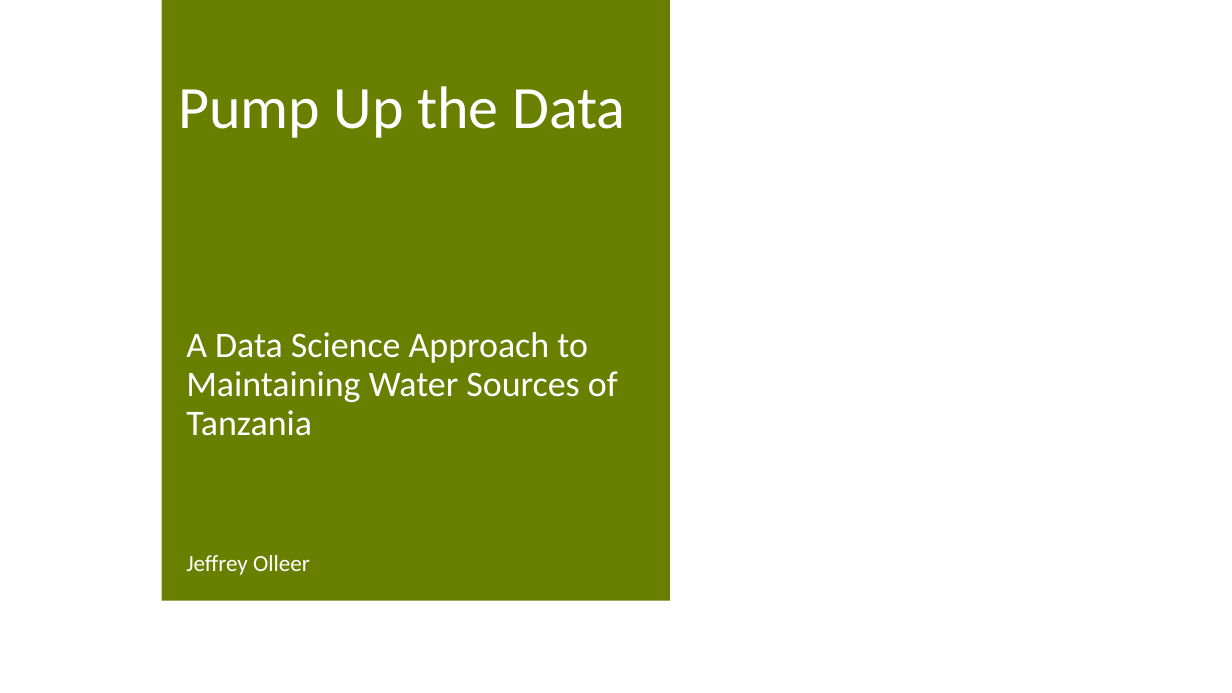
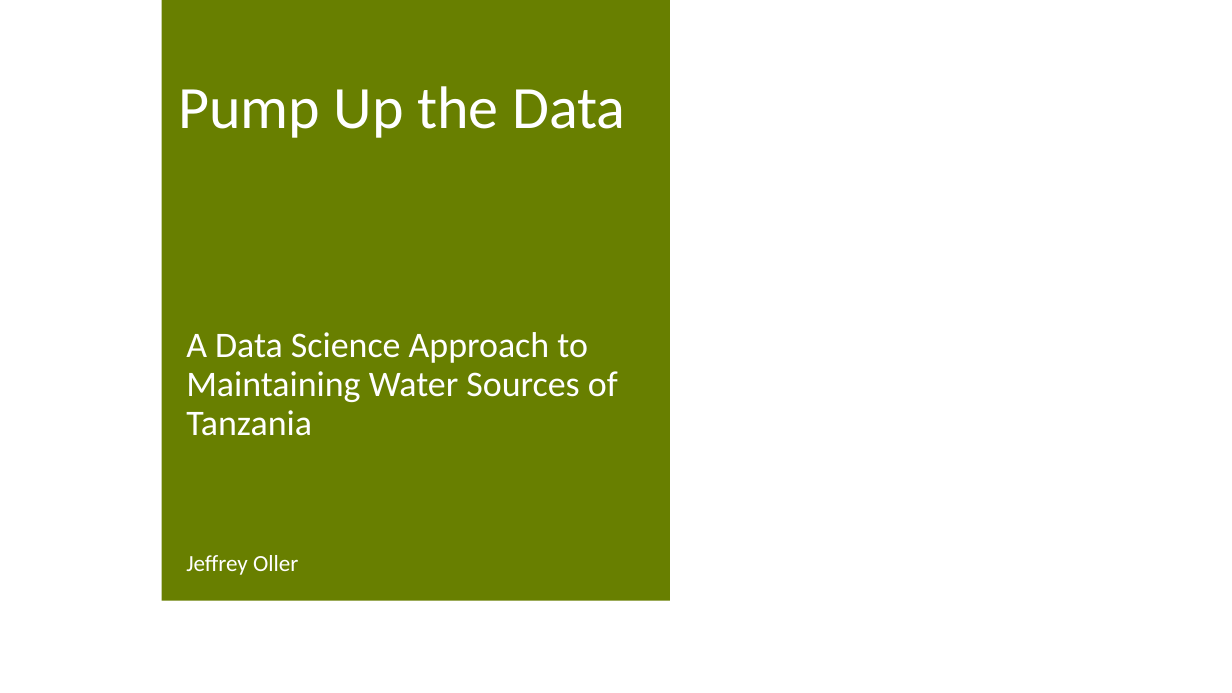
Before and after one commit to jeffreytoller/Project-3, a slide deck: slide 1 of A Data Science Approach to Maintaining Water Sources.pptx. Drawn at 1232x693 pixels with LibreOffice and Linux fonts; fonts in the diff are those of the drawing; background and template pictures are left out. Boxes give left, top, right and bottom in pixels: in the first picture for what was removed or moved away, otherwise in the second. Text is boxed around its words. In the diff, an @@ line names an element or a change of style, - is before the commit and + after.

```diff
--- a/A Data Science Approach to Maintaining Water Sources.pptx
+++ b/A Data Science Approach to Maintaining Water Sources.pptx
@@ subtitle at <box>186,555,298,575</box>: text changed @@
-Jeffrey Olleer
+Jeffrey Oller
```
Also in this commit, not shown: 8 other slides changed, 2 slides added, 2 slides removed, 4 other files.
